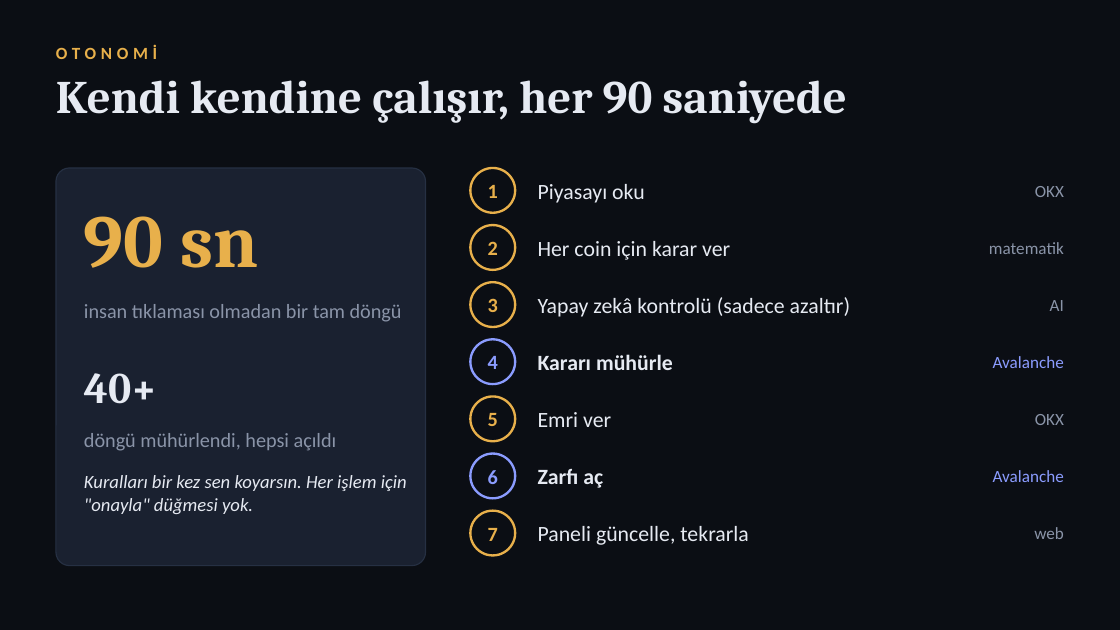
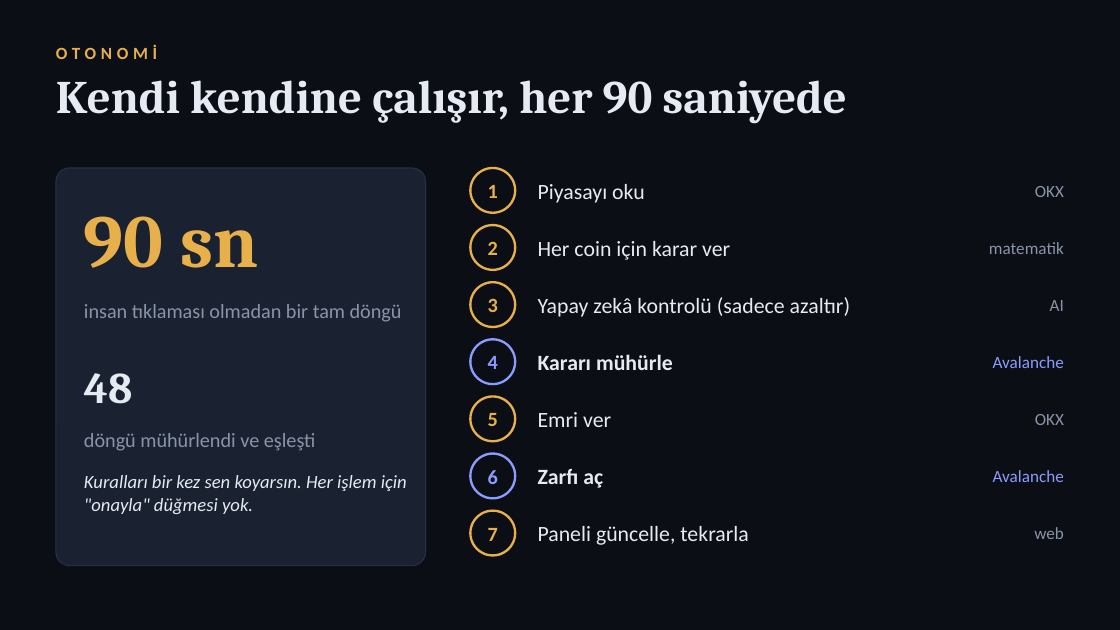
Before and after one commit to WalAngeL06/grail-agent, a slide deck: slide 6 of docs/pitch/GRAIL-pitch.pptx. Drawn at 1120x630 pixels with LibreOffice and Linux fonts; fonts in the diff are those of the drawing. Boxes give left, top, right and bottom in pixels: in the first picture for what was removed or moved away, otherwise in the second. Text is boxed around its words. In the diff, an @@ line names an element or a change of style, - is before the commit and + after.

```diff
--- a/docs/pitch/GRAIL-pitch.pptx
+++ b/docs/pitch/GRAIL-pitch.pptx
@@ text at <box>84,373,132,404</box>: text changed @@
-40+
+48
@@ text at <box>84,433,316,451</box>: text changed @@
-döngü mühürlendi, hepsi açıldı
+döngü mühürlendi ve eşleşti
```
Also in this commit, not shown: 2 other slides changed, 5 other files.
